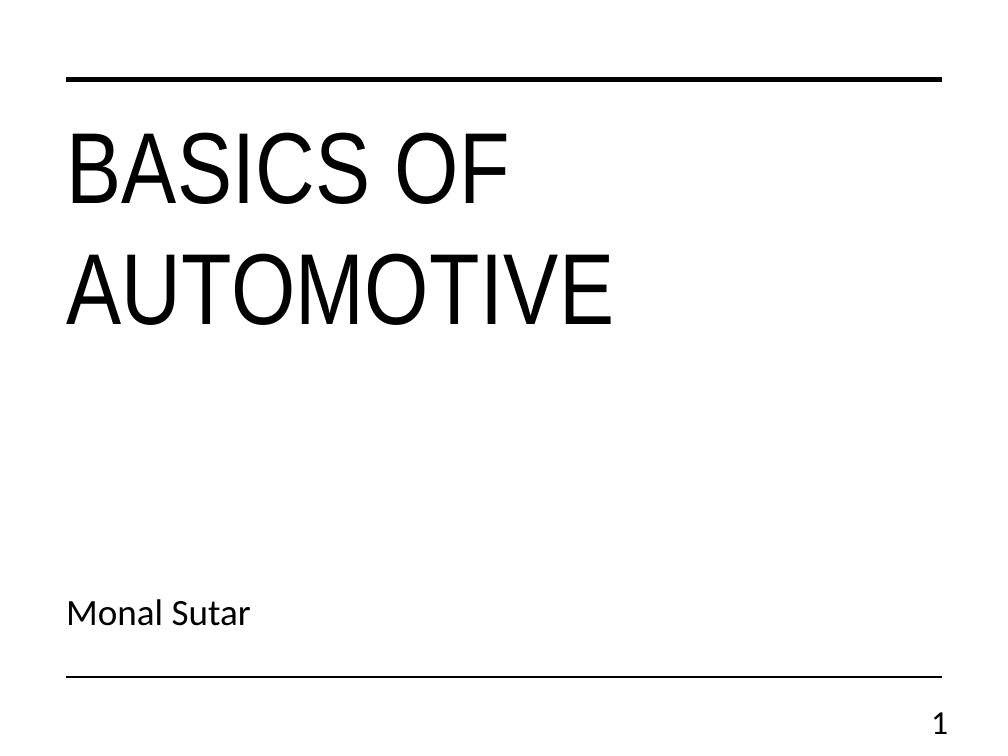
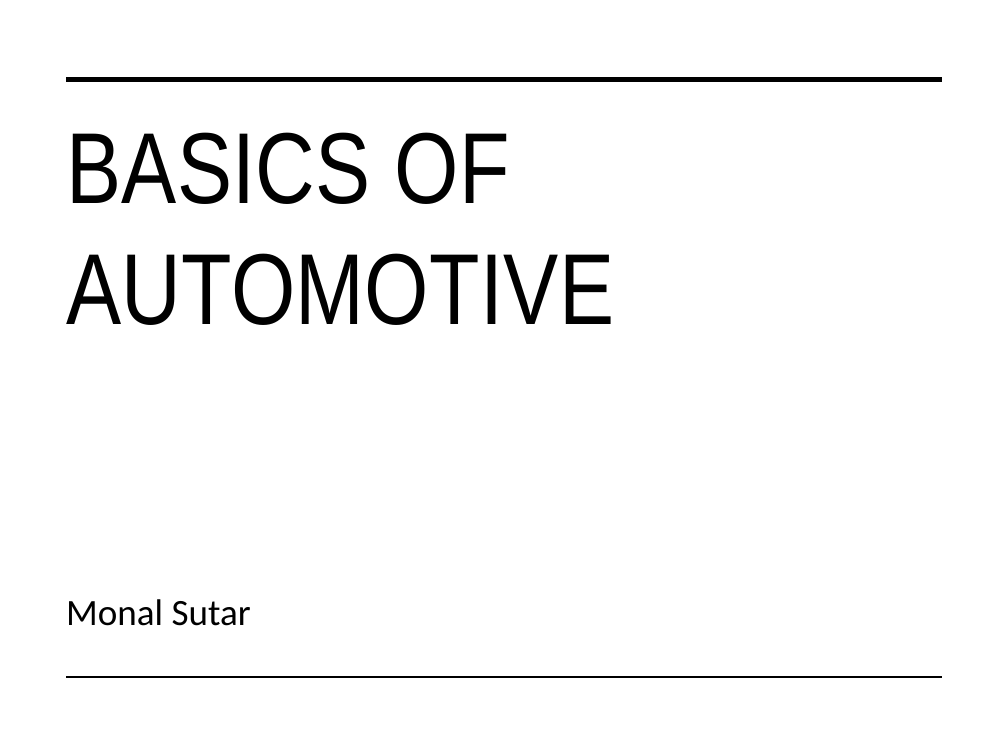
Before and after one commit to monalsutar/PPT, a slide deck: slide 1 of Basics_of_Automotive.pptx. Drawn at 1008x756 pixels with LibreOffice and Linux fonts; fonts in the diff are those of the drawing. Boxes give left, top, right and bottom in pixels: in the first picture for what was removed or moved away, otherwise in the second. Text is boxed around its words. In the diff, an @@ line names an element or a change of style, - is before the commit and + after.

```diff
--- a/Basics_of_Automotive.pptx
+++ b/Basics_of_Automotive.pptx
@@ page number removed at [931,712,948,734] @@
-1
```
Also in this commit, not shown: 5 other slides changed, 5 slides added, 2 slides removed, 1 other file.
